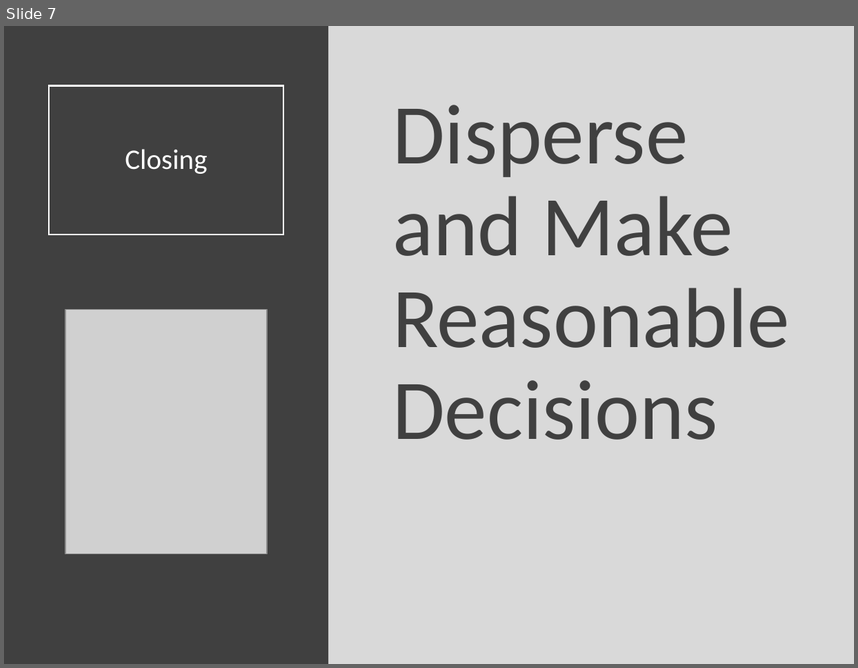
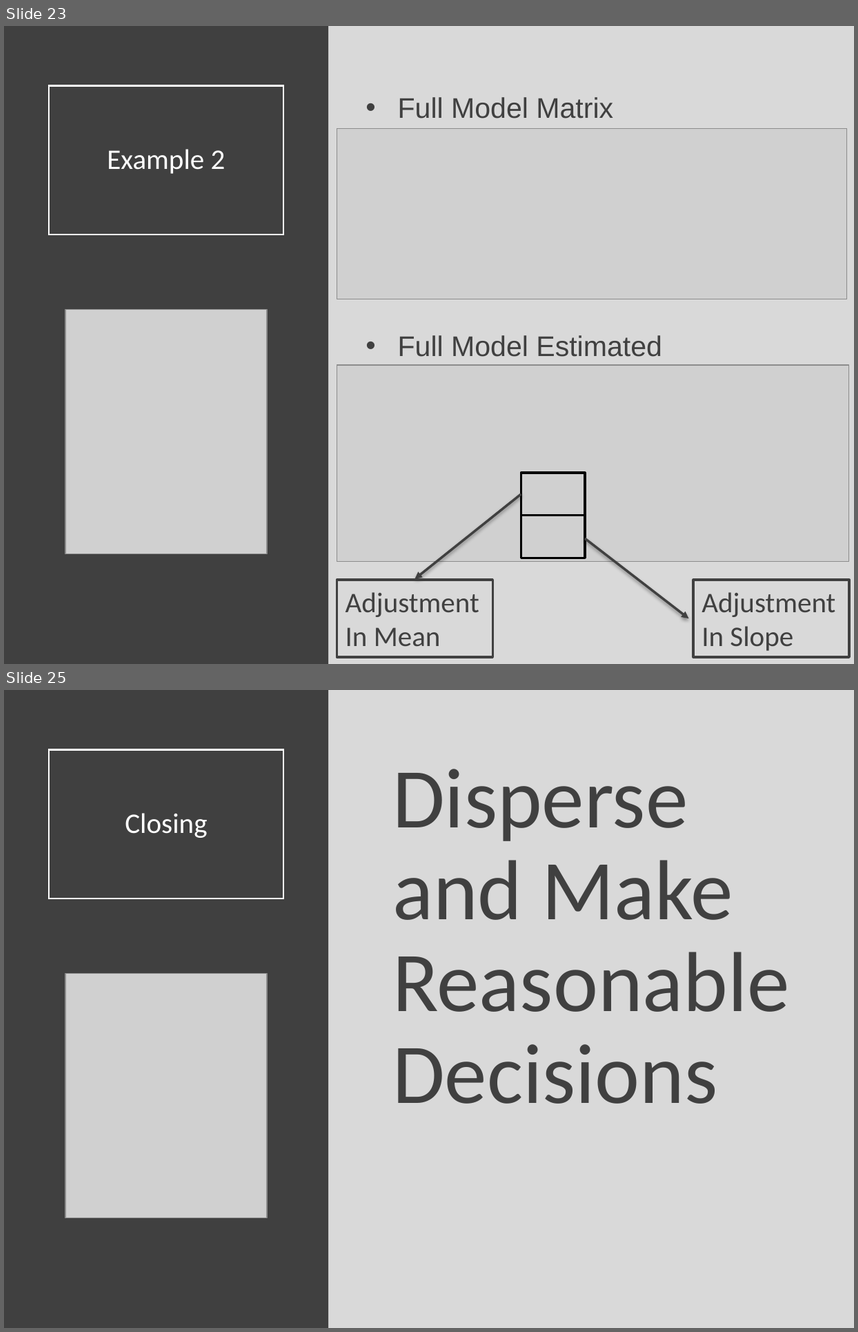
Before and after one commit to Yixf-Self/STOR320_WEBSITE, a slide deck: Lecture/Lecture 27/Lecture 27.pptx. Shown one above the other, each under a label of ours: slide 7 before the commit, slides 23 and 25 after it; the slides between them are not shown. The pictures are 858x668 and 858x1332 pixels, drawn with LibreOffice and Linux fonts; fonts in the diff are those of the drawing; grey boxes stand for pictures. Boxes give left, top, right and bottom in pixels: in the first picture for what was removed or moved away, otherwise in the second. Text is boxed around its words. In the diff, an @@ line names an element or a change of style, - is before the commit and + after.

```diff
--- a/Lecture/Lecture 27/Lecture 27.pptx
+++ b/Lecture/Lecture 27/Lecture 27.pptx
@@ slide 23 added at (4, 26, 854, 664), background #D9D9D9 @@
@@ rectangle added at (4, 26, 329, 664), fill #404040 @@
@@ title added at (49, 85, 283, 234), outline #FFFFFF 1.5 pt, 24 pt, text #FFFFFF @@
+Example 2
@@ text added at (398, 97, 662, 357), 24 pt, text #404040 @@
+• Full Model Matrix
+• Full Model Estimated
@@ picture added at (337, 129, 847, 299) @@
@@ picture added at (65, 309, 267, 553) @@
@@ picture added at (337, 364, 849, 561) @@
@@ rectangle added at (521, 472, 584, 515), outline #000000 2 pt @@
@@ arrow added from (521, 494) to (415, 579), #404040 2 pt @@
@@ rectangle added at (521, 515, 584, 557), outline #000000 2 pt @@
@@ arrow added from (584, 538) to (689, 619), #404040 2 pt @@
@@ rectangle added at (337, 579, 493, 657), outline #404040 2 pt, 24 pt, text #404040 @@
+Adjustment
+In Mean
@@ rectangle added at (693, 579, 849, 657), outline #404040 2 pt, 24 pt, text #404040 @@
+Adjustment
+In Slope
@@ what was slide 7 is now slide 25 @@
```
Also in this commit, not shown: 1 slide changed, 17 other slides added, 5 other files.
